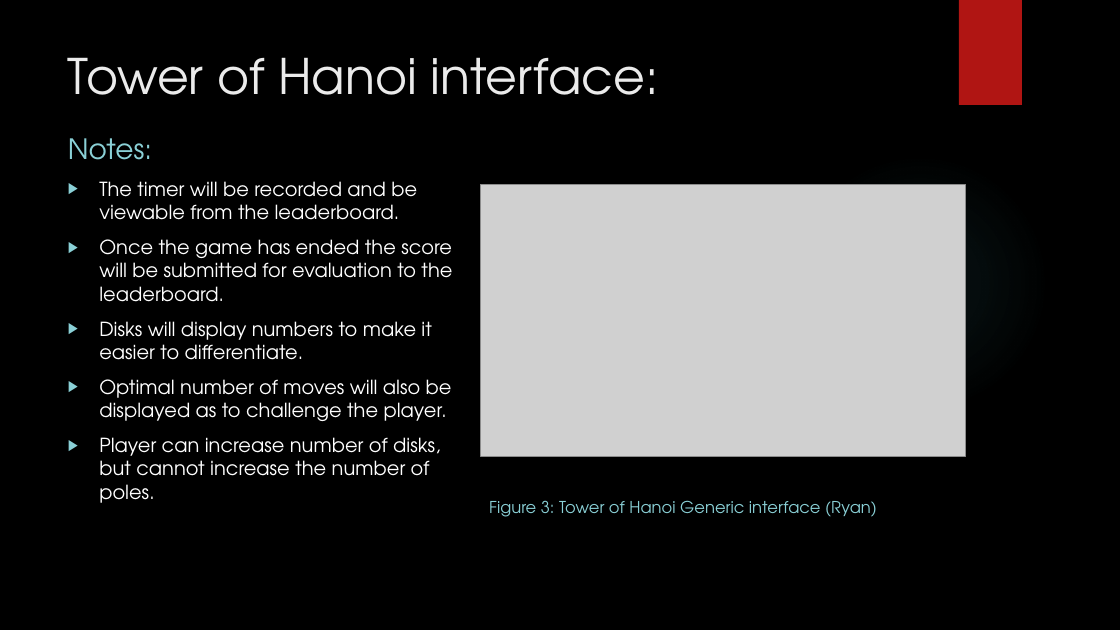
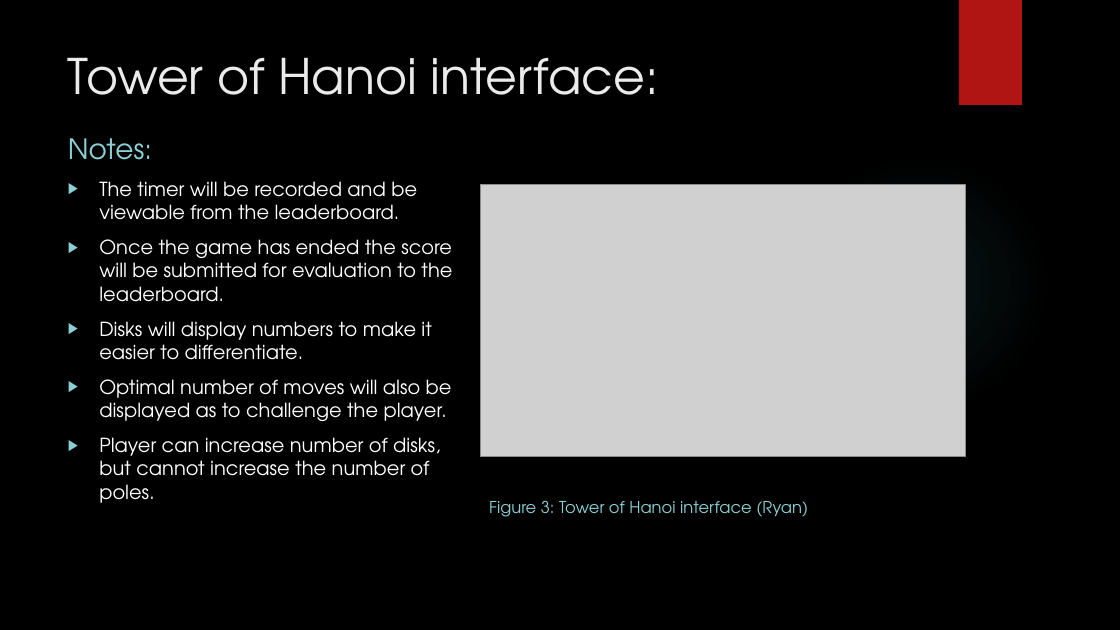
Before and after one commit to IgnitionOrk/SCaR_Arcade, a slide deck: slide 10 of SCaRArcade.pptx. Drawn at 1120x630 pixels with LibreOffice and Linux fonts; fonts in the diff are those of the drawing; grey boxes stand for pictures; background and template pictures are left out. Boxes give left, top, right and bottom in pixels: in the first picture for what was removed or moved away, otherwise in the second. Text is boxed around its words. In the diff, an @@ line names an element or a change of style, - is before the commit and + after.

```diff
--- a/SCaRArcade.pptx
+++ b/SCaRArcade.pptx
@@ text at [489, 500, 808, 517]: text changed @@
-Figure 3: Tower of Hanoi Generic interface (Ryan)
+Figure 3: Tower of Hanoi interface (Ryan)
```
Also in this commit, not shown: 5 other slides changed.
